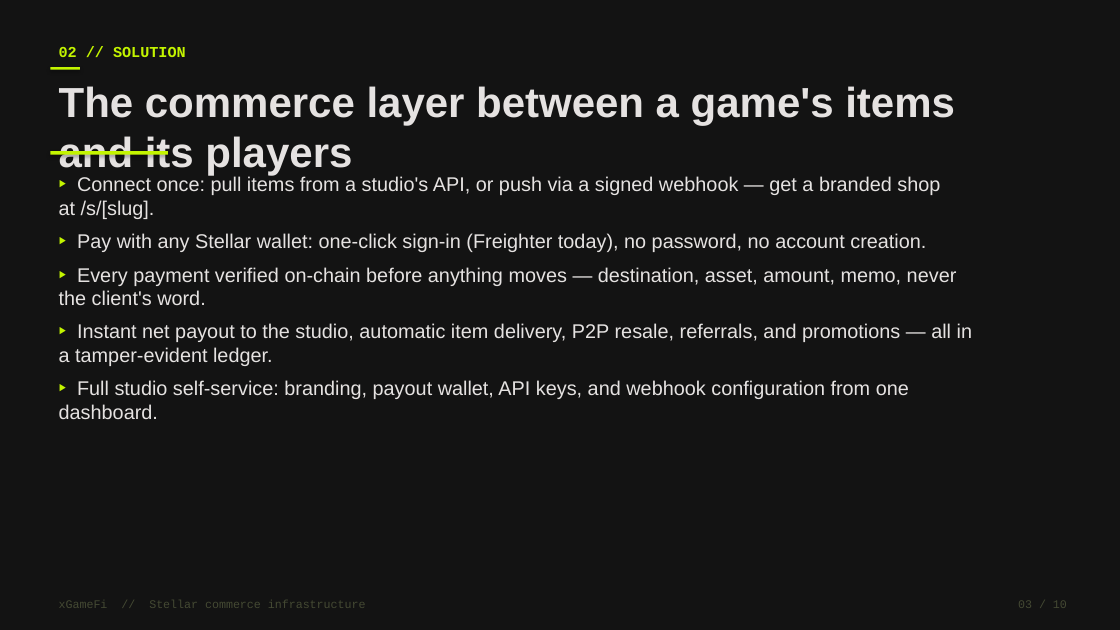
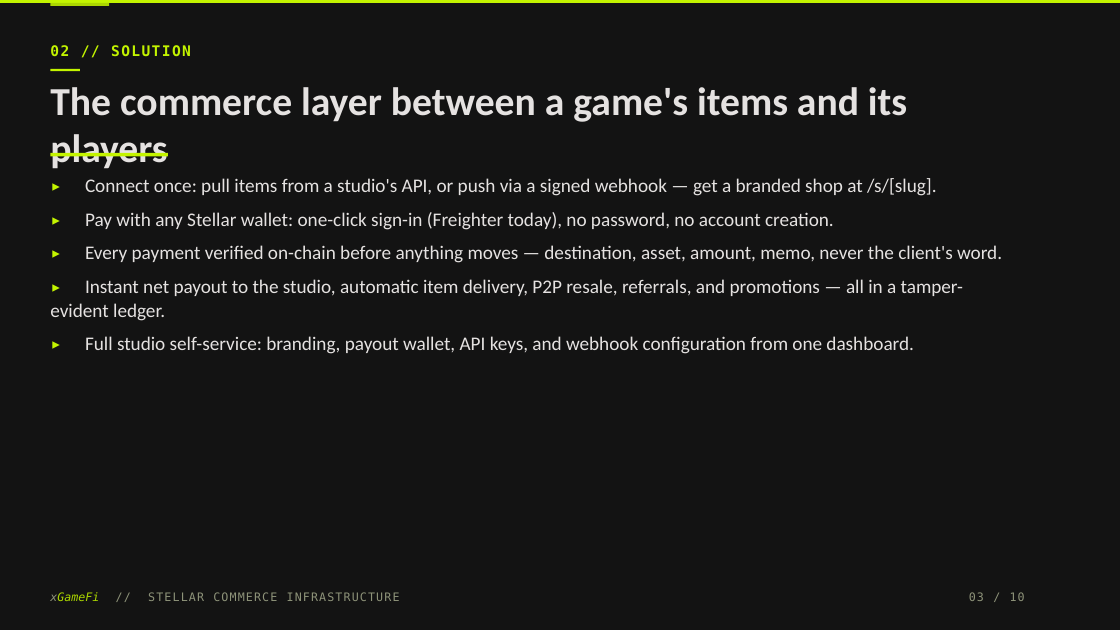
Before and after one commit to christian-manalang/xgamefi, a slide deck: slide 3 of docs/pitch-deck-v3.pptx. Drawn at 1120x630 pixels with LibreOffice and Linux fonts; fonts in the diff are those of the drawing. Boxes give left, top, right and bottom in pixels: in the first picture for what was removed or moved away, otherwise in the second. Text is boxed around its words. In the diff, an @@ line names an element or a change of style, - is before the commit and + after.

```diff
--- a/docs/pitch-deck-v3.pptx
+++ b/docs/pitch-deck-v3.pptx
@@ rectangle added at (0, 0, 1120, 3), fill #C3F400 @@
@@ rectangle added at (50, 3, 109, 5), fill #ABD600 @@
@@ text "02 // SOLUTION" at (50, 45, 191, 57): size 13 to 12.5 pt, font Courier New to DejaVu Sans Mono, letter spacing 0 to 1.2 pt @@
@@ text "The commerce layer between a ..." at (50, 87, 907, 169): size 36 to 34 pt, font Arial to Calibri @@
@@ rectangle at (50, 69, 80, 71): shadow off @@
@@ text at (50, 178, 1002, 354): text changed; size 17 to 16.5 pt; font Arial to Calibri @@
-‣ Connect once: pull items from a studio's API, or push via a signed webhook — get a branded shop at /s/[slug].
-‣ Pay with any Stellar wallet: one-click sign-in (Freighter today), no password, no account creation.
-‣ Every payment verified on-chain before anything moves — destination, asset, amount, memo, never the client's word.
-‣ Instant net payout to the studio, automatic item delivery, P2P resale, referrals, and promotions — all in a tamper-evident ledger.
-‣ Full studio self-service: branding, payout wallet, API keys, and webhook configuration from one dashboard.
+▸ Connect once: pull items from a studio's API, or push via a signed webhook — get a branded shop at /s/[slug].
+▸ Pay with any Stellar wallet: one-click sign-in (Freighter today), no password, no account creation.
+▸ Every payment verified on-chain before anything moves — destination, asset, amount, memo, never the client's word.
+▸ Instant net payout to the studio, automatic item delivery, P2P resale, referrals, and promotions — all in a tamper-evident ledger.
+▸ Full studio self-service: branding, payout wallet, API keys, and webhook configuration from one dashboard.
@@ rectangle at (50, 153, 168, 156): shadow off @@
@@ text at (50, 592, 400, 601): text changed; font Courier New to DejaVu Sans Mono; text colour #444933 to #8E9379 @@
-xGameFi // Stellar commerce infrastructure
+xGameFi // STELLAR COMMERCE INFRASTRUCTURE
@@ text "03 / 10": place and size @@
-text "03 / 10" at (1018, 600, 1067, 608)
+text "03 / 10" at (969, 592, 1025, 601)
@@ text "03 / 10" at (969, 592, 1025, 601): font Courier New to DejaVu Sans Mono, text colour #444933 to #8E9379, letter spacing 0 to 1 pt @@
```
Also in this commit, not shown: 9 other slides changed.
